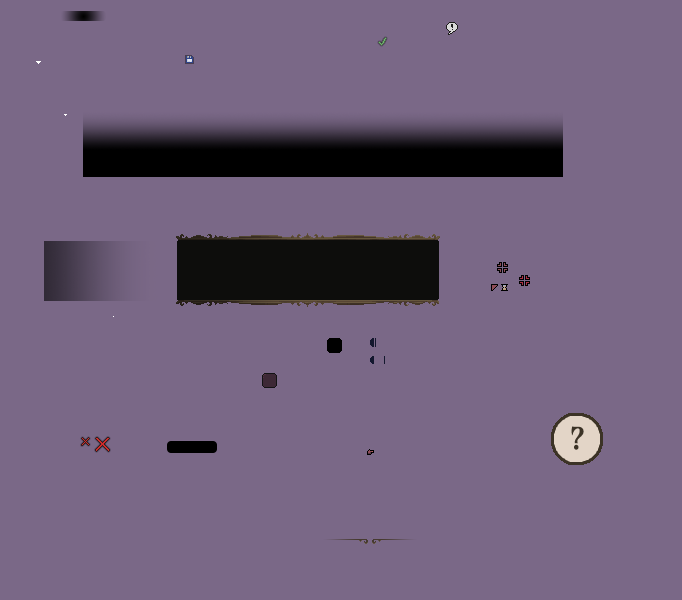
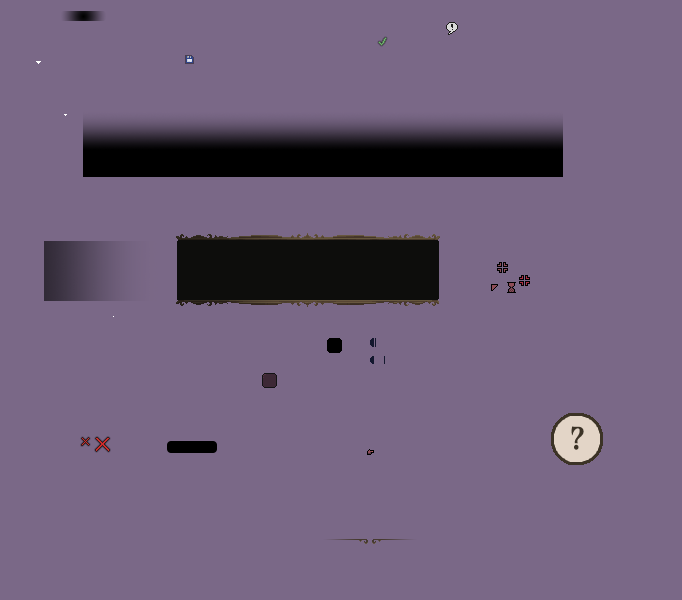
Layer changes from the first w=682, h=600 image to the second:
painted on "MouseCursorWait.png" over [501, 282, 516, 293]
